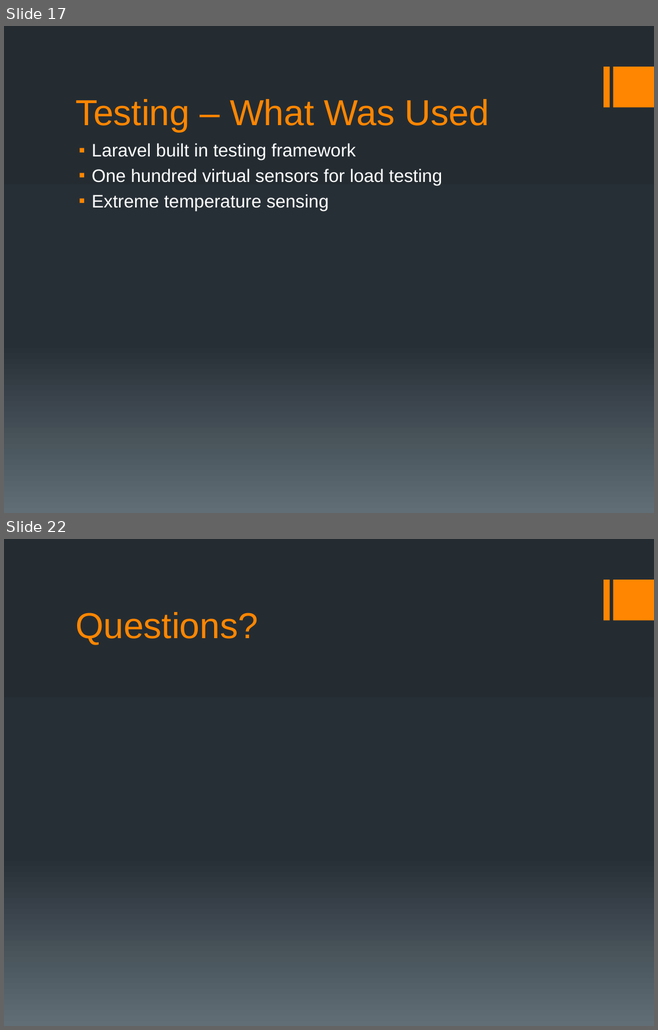
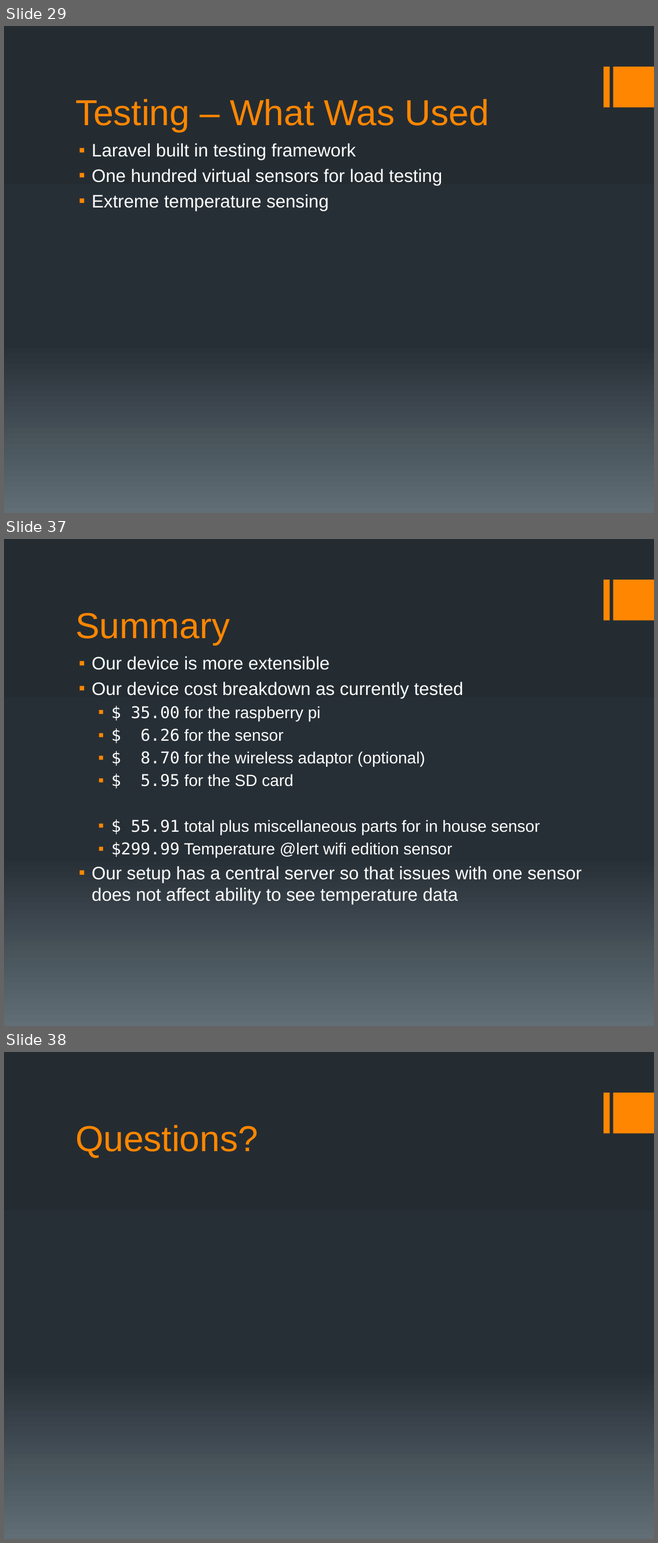
Before and after one commit to Saurutobi/Team3.14, a slide deck: Docs/Presentation/SeniorDesignPresentation.pptx. Shown one above the other, each under a label of ours: slides 17 and 22 before the commit, slides 29, 37 and 38 after it; the slides between them are not shown. The pictures are 658x1030 and 658x1543 pixels, drawn with LibreOffice and Linux fonts; fonts in the diff are those of the drawing. Boxes give left, top, right and bottom in pixels: in the first picture for what was removed or moved away, otherwise in the second. Text is boxed around its words. In the diff, an @@ line names an element or a change of style, - is before the commit and + after.

```diff
--- a/Docs/Presentation/SeniorDesignPresentation.pptx
+++ b/Docs/Presentation/SeniorDesignPresentation.pptx
@@ slide 37 added at [4,539,654,1026], background gradient #242C33 to #273037 to #636D76; not listed: 2 template elements that a slide beside it also shows @@
@@ title added at [75,613,230,645], 40 pt, text #FF8600 @@
+Summary
@@ text added at [92,656,581,905], 18 pt, text #FFFFFF @@
+▪ Our device is more extensible
+▪ Our device cost breakdown as currently tested
+  ▪ $ 35.00 for the raspberry pi
+  ▪ $ 6.26 for the sensor
+  ▪ $ 8.70 for the wireless adaptor (optional)
+  ▪ $ 5.95 for the SD card
+  ▪ $ 55.91 total plus miscellaneous parts for in house sensor
+  ▪ $299.99 Temperature @lert wifi edition sensor
+▪ Our setup has a central server so that issues with one sensor does not affect ability to see temperature data
@@ what was slide 17 is now slide 29 @@
@@ what was slide 22 is now slide 38 @@
```
Also in this commit, not shown: 6 slides changed, 18 other slides added, 3 slides removed.
